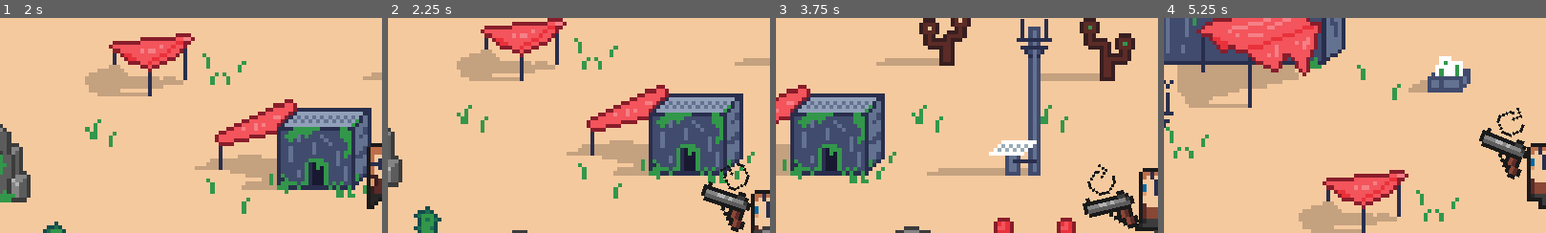
Above: before the commit, frames 1-4 (left to right).
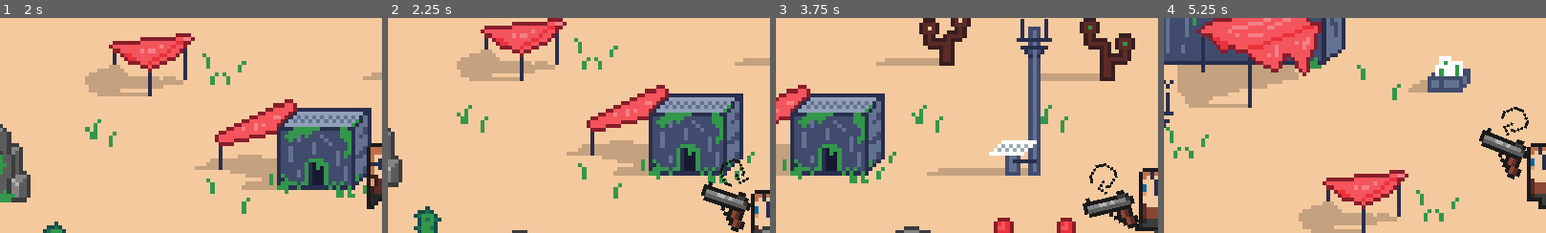
Above: after the commit, the same moments.

Repository: Sc222/rocket-scientist
Game: Godot game, scene res://MainMenu/MainMenu.tscn
The game is run twice, just before and just after one commit, with the same random seed, the same clock (stepped at 60 frames per second) and the same inputs.
Inputs (mouse positions are % of the whole screen's width and height, from its top left):
- Up to frame 1 (2 s): click "Играть" at 0.5 s; tap Enter at 1.25 s; move the mouse to (72, 45) at 1.27 s; hold D (player_right) from 1.28 s (still down); tap E (player_action) at 1.35 s
- Up to frame 2 (2.25 s): move the mouse to (30, 55) at 2.02 s; release D (player_right) at 2.03 s; hold Down (player_down) from 2.03 s (still down); click (30, 55) at 2.1 s
- Up to frame 3 (3.75 s): move the mouse to (60, 28) at 2.77 s; release Down (player_down) at 2.78 s; hold D (player_right) 2.78-3.53 s; tap E (player_action) at 2.85 s; move the mouse to (45, 70) at 3.52 s; hold W (player_up) from 3.53 s (still down); click (45, 70) at 3.6 s
- Up to frame 4 (5.25 s): move the mouse to (80, 65) at 4.27 s; release W (player_up) at 4.28 s; hold A (player_left) from 4.28 s (still down); tap E (player_action) at 4.35 s; move the mouse to (20, 35) at 5.02 s; click (20, 35) at 5.1 s
The pictures show only the part of the screen within x 3-53%, y 23-73%; the shares and areas given below are measured in that part.

Frame 1 is identical in both runs. In frame 2, 0.3% of the frame differs, in the area x 86-95%, y 65-81%; in frame 3, 0.4%, in the area x 81-90%, y 67-83%; in frame 4, 0.3%.

Commit message:
fix bugs and add default animation for player and monster

Diff:
--- a/MainMenu/MainMenu.gd
+++ b/MainMenu/MainMenu.gd
@@ -5,6 +5,7 @@
 
 
 func _ready():
+	$Rocket.play("flight")
 	pass # Replace with function body.
 
 func _process(delta):
--- a/MainMenu/MainMenu.tscn
+++ b/MainMenu/MainMenu.tscn
@@ -61,7 +61,6 @@
 scale = Vector2( 6, 6 )
 frames = SubResource( 1 )
 animation = "flight"
-playing = true
 
 [node name="Title" type="Label" parent="."]
 margin_left = 50.0
--- a/StageResources/StageResouces.tscn
+++ b/StageResources/StageResouces.tscn
@@ -95,6 +95,9 @@
 
 [node name="Player" parent="Map" instance=ExtResource( 3 )]
 
+[node name="ReloadIndicator" parent="Map/Player/Pistol" index="1"]
+frame = 3
+
 [node name="PlayerPositions" type="Node2D" parent="Map"]
 visible = false
 
